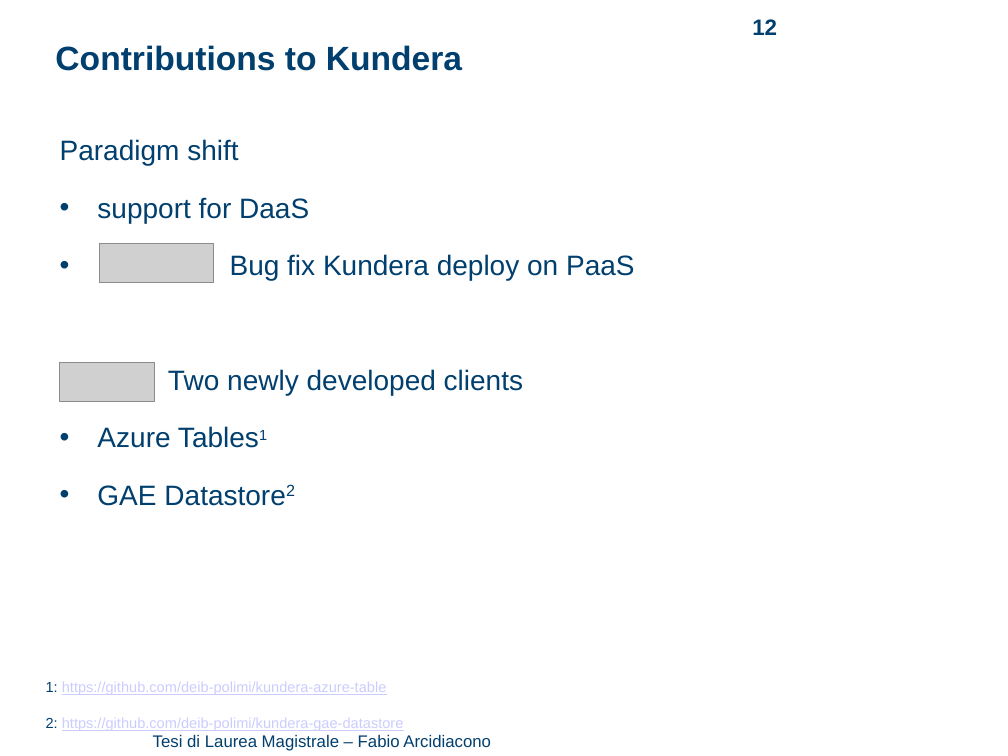
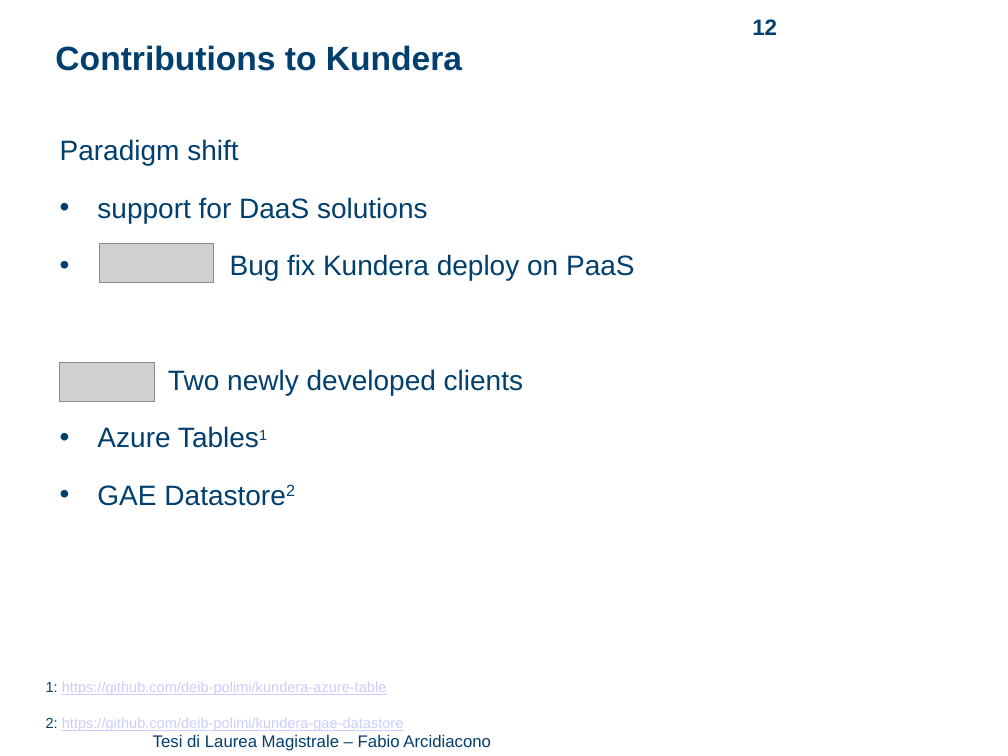
Before and after one commit to arci/thesis, a slide deck: slide 12 of presentation/ThesisPresentation.pptx. Drawn at 1008x756 pixels with LibreOffice and Linux fonts; fonts in the diff are those of the drawing; grey boxes stand for pictures; background and template pictures are left out. Boxes give left, top, right and bottom in pixels: in the first picture for what was removed or moved away, otherwise in the second. Text is boxed around its words. In the diff, an @@ line names an element or a change of style, - is before the commit and + after.

```diff
--- a/presentation/ThesisPresentation.pptx
+++ b/presentation/ThesisPresentation.pptx
@@ text at (x1=97, y1=197, x2=428, y2=223): text changed @@
-• support for DaaS
+• support for DaaS solutions
```
Also in this commit, not shown: 7 other slides changed, 4 other files.
